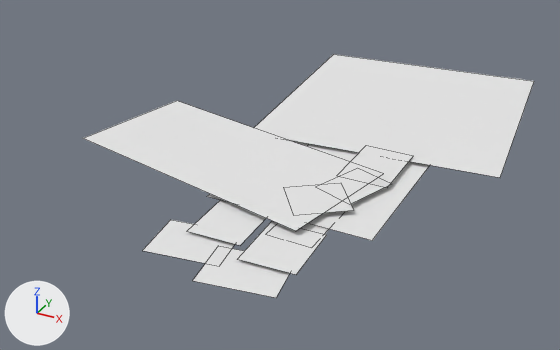
What one commit did to the Blender file Assets/player/12 do 6 - Copia.blend.
Camera for both pictures: a 50 mm lens placed at (4.73, -1.47, 2.1), pointed at (2.76, 2.33, -0.17). Lighting does not change. The marker at lower left points along +X, +Y and +Z. Mesh edges are drawn as thin lines.

Before the edit, the objects in view are built like this:
```python
me_2 = bpy.data.meshes.new('2')
me_2.from_pydata([(-0.401, -0.5, 0.0), (0.401, -0.5, 0.0), (-0.401, 0.5, 0.0), (0.401, 0.5, 0.0)], [], [(0, 1, 3, 2)])
me_2.materials.append(mat_2)  # its picture is missing
me_braco = bpy.data.meshes.new('braco')
me_braco.from_pydata([(-0.341, -0.5, 0.0), (0.341, -0.5, 0.0), (-0.341, 0.5, 0.0), (0.341, 0.5, 0.0)], [], [(0, 1, 3, 2)])
me_braco.materials.append(mat_braco)  # its picture is missing
me_espada_1 = bpy.data.meshes.new('espada_1')
me_espada_1.from_pydata([(-0.235, -0.5, 0.0), (0.235, -0.5, 0.0), (-0.235, 0.5, 0.0), (0.235, 0.5, 0.0)], [], [(0, 1, 3, 2)])
me_espada_1.materials.append(mat_espada_1)  # its picture is missing
ob_2 = bpy.data.objects.new('2', me_2)
ob_2.location = (3.26, 1.391, -0.002)
ob_2.rotation_euler = (0.0, 0.0, 0.0443)  # degrees (0, 0, 2.5)
ob_2.scale = (0.385, 0.385, 0.385)
ob_braco = bpy.data.objects.new('braco', me_braco)
ob_braco.location = (3.368, 2.361, 0.03)
ob_braco.scale = (0.448, 0.448, 0.448)
ob_espada_1 = bpy.data.objects.new('espada_1', me_espada_1)
ob_espada_1.parent = ob_mao
ob_espada_1.matrix_parent_inverse = Matrix(((3.086, -0.181, 0.0, -11.53), (0.181, 3.086, 0.0, -7.111), (0.0, 0.0, 3.091, -0.0927), (0.0, 0.0, 0.0, 1.0)))
ob_espada_1.location = (3.235, 1.681, 0.0314)
ob_espada_1.rotation_euler = (0.0, 0.0, 2.227)  # degrees (0, 0, 128)
ob_espada_1.scale = (1.71, 1.71, 1.71)
# also in view: 'braco2' at (3.35, 2.08, 0.03); 'corpo1' at (3.15, 2.25, 0.0); 'pe1' at (3.18, 1.15, -0.02); 'pe1.001' at (2.83, 1.25, -0.02); 'cabeca1.001' at (3.19, 3.32, 0.02)
```
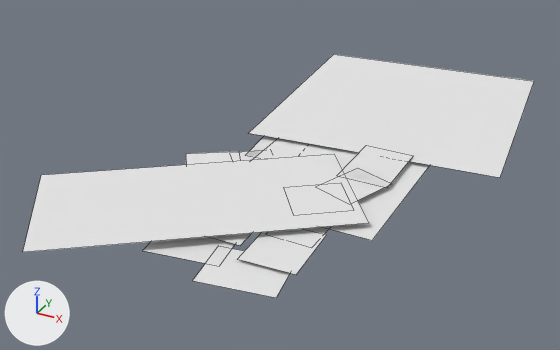
What differs and where, as boxes (x1, y1, x2, y2) in the pictures (560 x 350 px):
'espada_1', moved, turned
    before: (84, 101, 383, 231)
    after: (23, 154, 369, 252)
'2.001', unchanged, covered by the edit
    before: (187, 200, 266, 245)
    after: (210, 233, 252, 245)

The change, as a diff of the scene's bpy script:
```diff
--- a/Assets/player/12 do 6 - Copia.blend.py
+++ b/Assets/player/12 do 6 - Copia.blend.py
@@ ob_espada_1 @@
 ob_espada_1 = bpy.data.objects.new('espada_1', me_espada_1)
-ob_espada_1.parent = ob_mao
-ob_espada_1.matrix_parent_inverse = Matrix(((3.086, -0.181, 0.0, -11.53), (0.181, 3.086, 0.0, -7.111), (0.0, 0.0, 3.091, -0.0927), (0.0, 0.0, 0.0, 1.0)))
-ob_espada_1.location = (3.235, 1.681, 0.0314)
-ob_espada_1.rotation_euler = (0.0, 0.0, 2.227)  # degrees (0, 0, 128)
+ob_espada_1.location = (2.647, 1.555, 0.0314)
+ob_espada_1.rotation_euler = (0.0, 0.0, 2.207)  # degrees (0, 0, 126)
 ob_espada_1.scale = (1.71, 1.71, 1.71)
```
